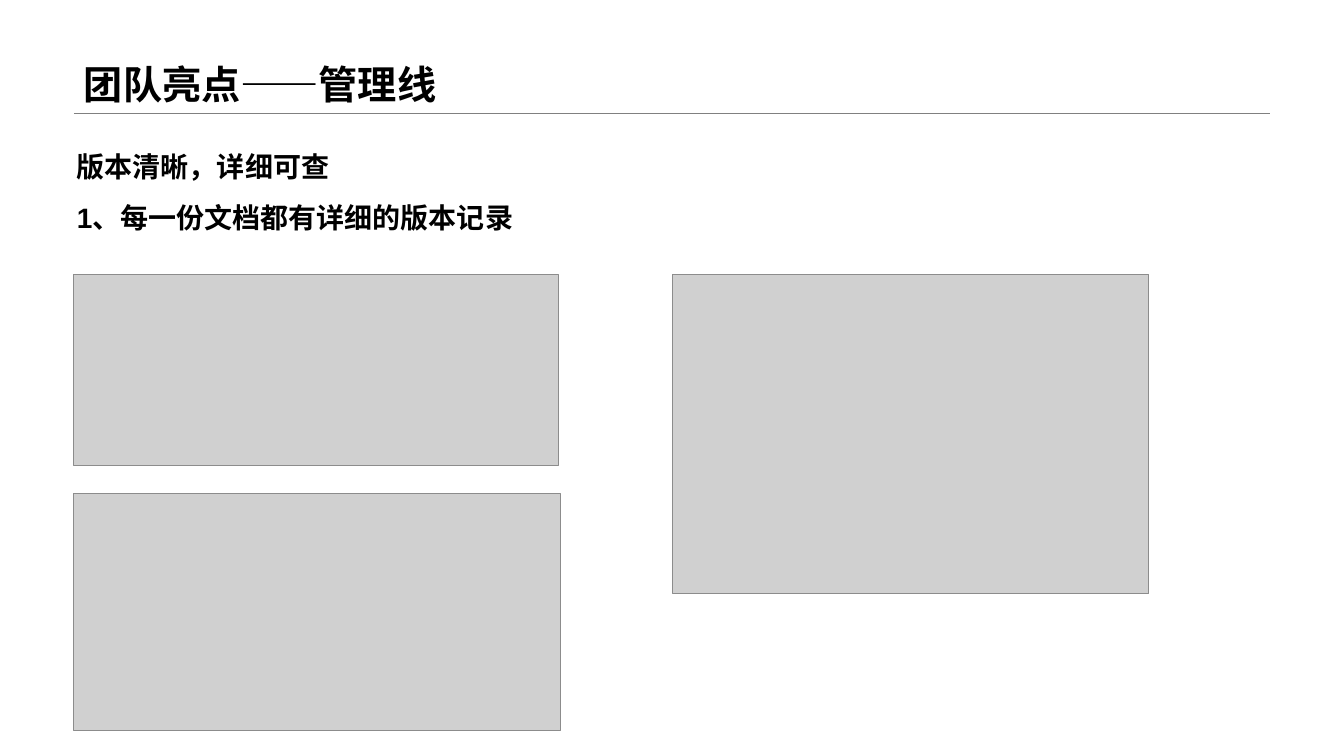
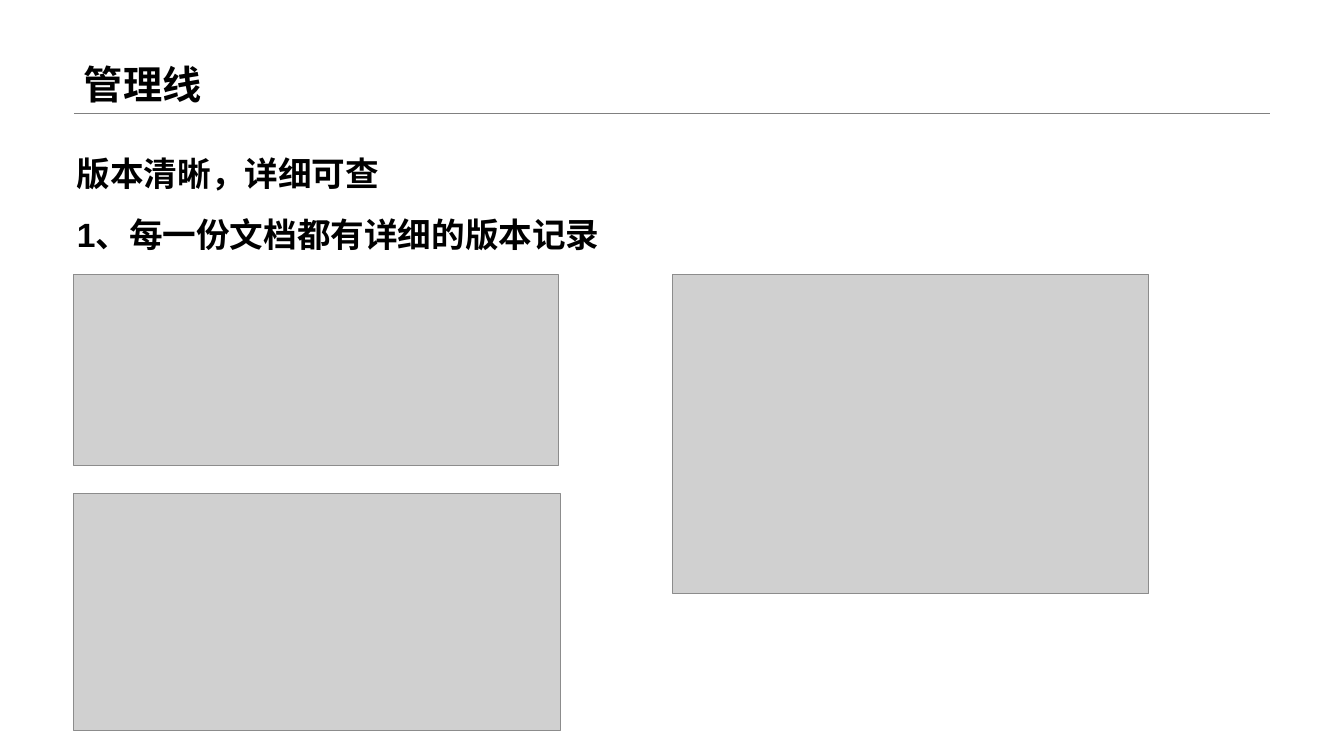
Before and after one commit to sebuaa2019/Team108, a slide deck: slide 14 of 申优答辩工作/申优答辩/Team108-申优答辩.pptx (slide 7 before the commit). Drawn at 1344x756 pixels with LibreOffice and Linux fonts; fonts in the diff are those of the drawing; grey boxes stand for pictures. Boxes give left, top, right and bottom in pixels: in the first picture for what was removed or moved away, otherwise in the second. Text is boxed around its words. In the diff, an @@ line names an element or a change of style, - is before the commit and + after.

```diff
--- a/申优答辩工作/申优答辩/Team108-申优答辩.pptx
+++ b/申优答辩工作/申优答辩/Team108-申优答辩.pptx
@@ title at (84,65,201,103): text changed @@
-团队亮点——管理线
+管理线
@@ text "版本清晰，详细可查" at (77,157,600,250): size 20 to 24 pt @@
```
Also in this commit, not shown: 8 other slides changed, 8 slides added, 1 slide removed.
